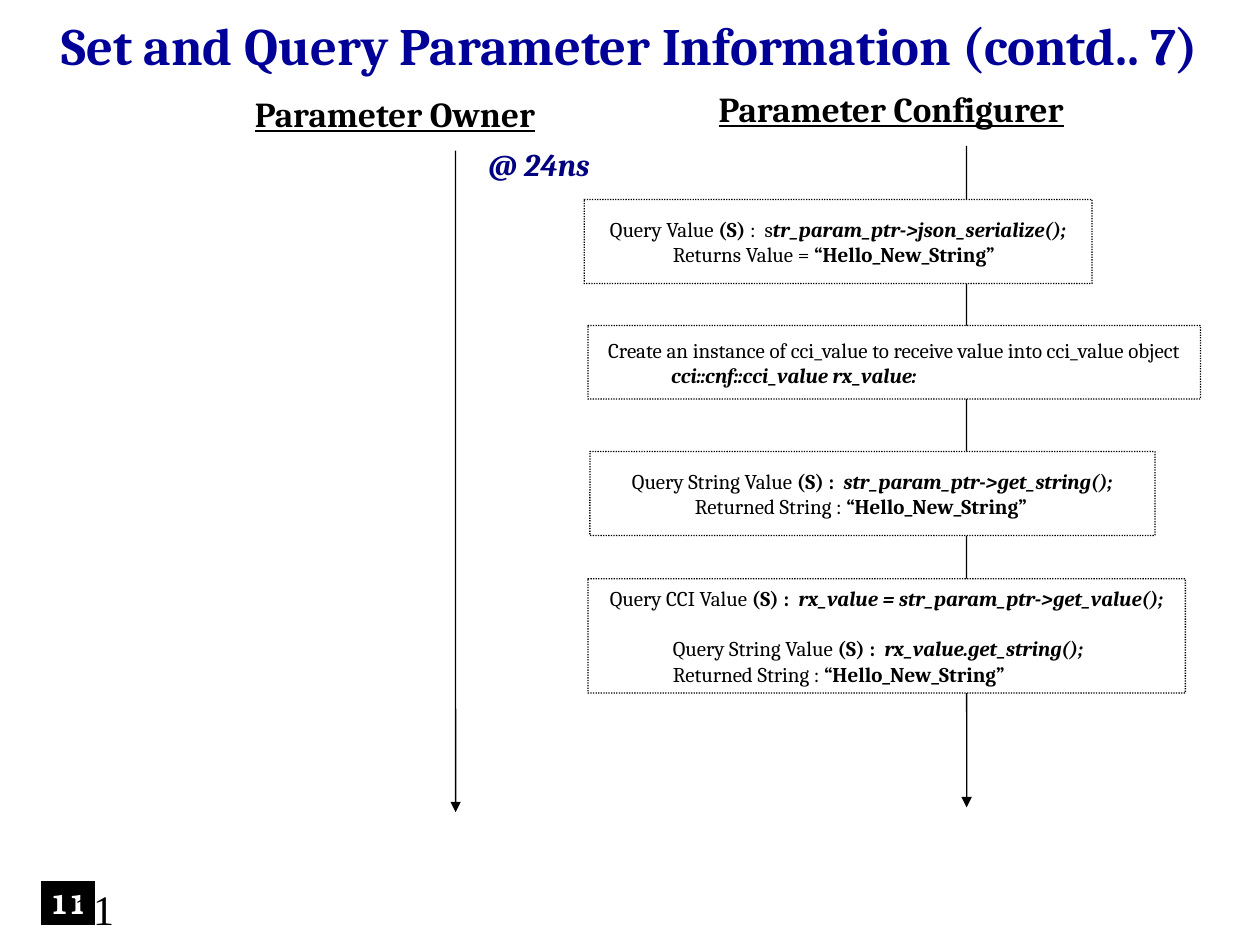
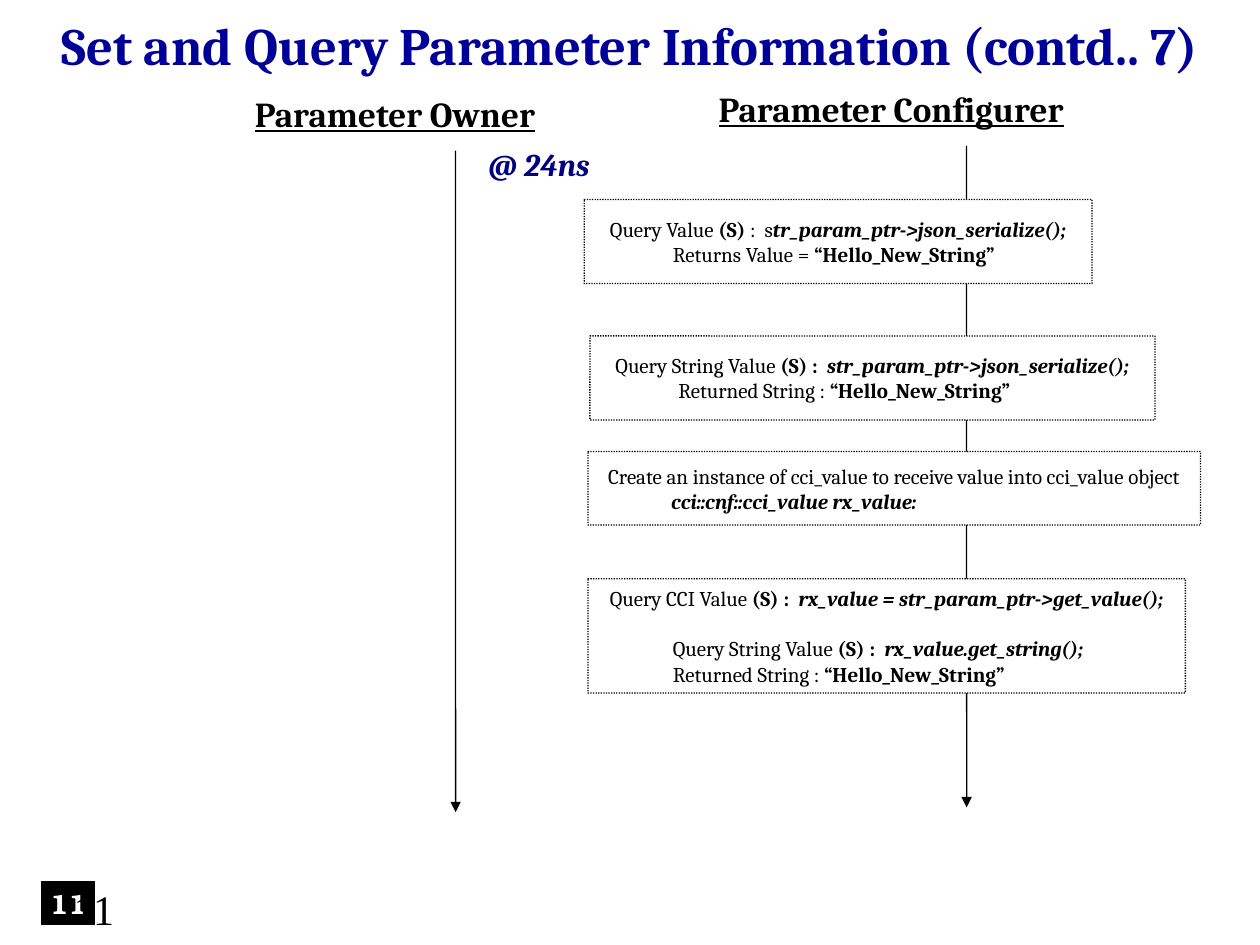
Before and after one commit to accellera-official/cci, a slide deck: slide 11 of examples/ex7_Parameter_Information/docs/ex7_Parameter_Information.ppt. Drawn at 1260x945 pixels with LibreOffice and Linux fonts; fonts in the diff are those of the drawing; background and template pictures are left out. Boxes give left, top, right and bottom in pixels: in the first picture for what was removed or moved away, otherwise in the second. Text is boxed around its words. In the diff, an @@ line names an element or a change of style, - is before the commit and + after.

Commit message:
Few Updates & Deletes
1.  Updates Section :
     a.  Updated ex#7 to demonstrate cci_value support for cci::cnf::cci_param by setting and querying
         their values using 'set_value' and 'get_value' APIs
     b.  Updated ex#20 in regard to the logging (code flow remains the same)

2.  Deletes Section :
     a.  Deleted all the local README.txt files within the examples (previously created for maintaining
         examples status)

1.  Updates Section :
     c.  Presentations for ex#7 and ex#20 updated accordingly

```diff
--- a/examples/ex7_Parameter_Information/docs/ex7_Parameter_Information.ppt
+++ b/examples/ex7_Parameter_Information/docs/ex7_Parameter_Information.ppt
@@ rounded rectangle "Query String Value (S) : ...": place and size @@
-rounded rectangle "Query String Value (S) : ..." at (590, 451, 1154, 536)
+rounded rectangle "Query String Value (S) : ..." at (590, 336, 1154, 421)
@@ text in rounded rectangle at (615, 358, 1129, 378): text changed @@
-Query String Value (S) : str_param_ptr->get_string();
+Query String Value (S) : str_param_ptr->json_serialize();
@@ rounded rectangle "Create an instance of cci_value ...": place and size @@
-rounded rectangle "Create an instance of cci_value ..." at (588, 325, 1201, 398)
+rounded rectangle "Create an instance of cci_value ..." at (588, 451, 1201, 524)
```
Also in this commit, not shown: 10 other slides changed, 1 slide added, 19 other files.
